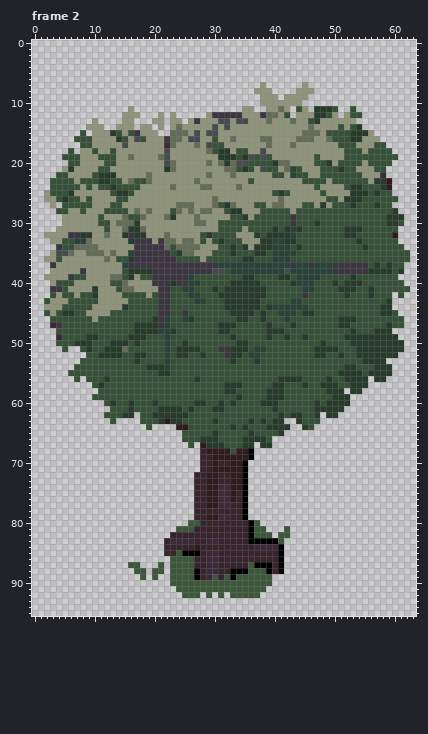
Pixel-art file, stored at assets/sprites/objects/three.aseprite. Above, as it was before the edit.
64x96 pixels, 5 frames. Colours within 5 levels of each other are drawn and written as one. Shown: frame 2. The commit also changed other frames, which this record leaves out.
The same view after the edit:
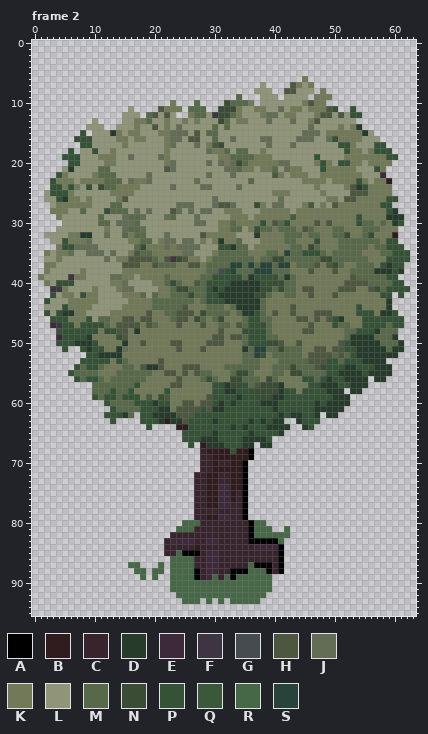
Palette (. is transparent): A #000000  B #301c1e  C #38242d  D #273b2b  E #3c2a3a  F #3d3541  G #454b4f  H #4d5740  J #636c55  K #727959  L #909579  M #586949  N #3a4c34  P #355237  Q #3c583a  R #476847  S #284339
The edit:
layer "Layer 5" now shown
layer "Layer 6" now shown
Changed rows in their new state; - is an unchanged pixel.
Frame 2, layers "Layer 6", "Layer 5", "Layer":
first column x 1:
 6 --------------------------------------------K---------------
 7 ------------------------------------------HK-K--------------
 8 -----------------------------------------HH----K------------
 9 ---------------------------------M------------KKK-----------
10 ----------------------K---M----NMMMK--------KHKK------------
11 --------------------HKKK-MMM--NNNK--KK----KK-KKKH-----------
12 ------------------MH-H---KMM--NNMK---K---KK---KHH-H---------
13 ----------------KKM--K--K-K---NM-KK----------KH-------------
14 ----------------K--H-K-------M-M------------------K-K-------
15 -------------K-KK---KK----H-MM------------------KKKKKK------
16 -------------KK-KK---K---HH--M--------------------KKKK------
17 --------------K------K------KHN---------------------K-------
18 ------------K--------K-------KKM-MM--K--------------KK-K----
19 ----------KKK--------K--------KKMMMMKKK------------KKKKKKK--
20 -----------KK--------K---------K-NMKKKKK------K-K---KK-KKKK-
21 ----------MM---------H-----------MKK-KKM--KK----KKKKK----K--
22 ----K----KMMM--------------------------HK-KKK--KKKKKKK------
23 ---KKK-KKKKMMM--KK-----------------M--------KKKK-KKKK-K-KK--
24 ----K-K---NMMKKKK-----------------------------K----KH--KKKK-
25 -----K------KKKK-----------------------KKK-----K----HHHKKKK-
26 -----KK-K----KH---------------------------------KK-HHKKKKK--
27 ---KKKKKK---MM----------------HH----NK------KH-K-HKKKKKKK---
28 --KKK--M---NMMM-------H--------KKK---KKKKK-KKKKKKKKKKKKKKK--
29 ---K------M----MM-----M---------KKK-KKKKKKHKKKKKKKKKK-KKKK--
30 ----------MM----M-------------KKMKKKK-KHM-KKKKHKHKKKK-MMKMK-
31 -----------K---MM-------------KKMM-K-MMKMMMKHMKKKMMKKKMMMKKK
32 -----KK-------MKMM---------HKKKKK----KKKKMMMKMMKKMMNKKMNKKK-
33 -----KKK-------KKMM-K------K-K-KKM---KKKKMMKKKNKKKMMMMMMMK--
34 ---K------------MNKKK-K----------MM-KKKKKKMMKNMKKKMMMMMKMM--
35 -K-KK----------KHMMKKKKK-----KMMMMMKKKMMK-MM---MKMMMMMKKKMM-
36 ---K---------KKHHHHMKH-NHKK-KMMMMMMMKMMNNMMMMMMNNMMMMMMKKK--
37 -KK-----------HHHKKHMMMKKHHKMMMM--M-M--M--KMMMHKHNMKKMMMK---
38 -K-----K------KKKKKKKKKKKKKKMM---MMM---MMMKKKHKKKHKKMMMM----
39 K-----KK------KK-KKKKMKKKKKMM-----M-----M-MKKKKKKKKKHMMMMM--
40 -K----------KK-----KKMNMKKHM-----------NNMMKKKKKKKKHHHHMMMM-
41 ----K----K---K------KKMNNMMM---------NNMNMMKHHKKKKHHHKKH-M--
42 ----KK--KK----KKKM-MKKMMMNMM--------NNMKKMMKKHKKKHKKKKKKK---
43 -----KKKKK-----KKKKMMMMMMMKM---------MKKKKKKKKKKKKKKKKKKKK--
44 -----KKKK-----KKKKKMMMMMHKKKMMMKM----MKKKKHKKKKKKKKKK-KKKK--
45 ------KK----KKKKKKHKKMMHHHKNMMMMKM---MKHKKHKKKHHHKKKK---K---
46 -----KKK--MMKKHHKHHKKKMHHKNMKMNKKKM--MMKKKKHHKHKH--KKK------
47 ------K----MKHHHHKHMKKKHKKKHKKMMKHM--NMKKKKKKHKKK-MMKK----M-
48 ----------K--HHK-KKKKKKKKKKKKKHKKK----MKKKKKHHKKKKKMM----MMM
49 ---------KKKK-HKKKKKKKKKKKKKKHHKHHM---MMKKKKKKKKKKKM----MMM-
50 ----------KKKK-KKHKKKKHHKKKKHHHKKKM---NNHKKHKKKKKKH------MMM
51 -----------KK--KKKKKKKKHKKKHKKKKKK-M--MMNMMMKKHHKHH-------M-
52 --------------KKKKKKKKKKKKKKKKKKKKMM--KMMMMMKHHHHMHM--------
53 ------------K-MKKKKKHKKKKKKKKKKKKKMMMKKKMMMMMHHH--M---------
54 -------M--MKKKMMKH--HKKKHHHKKKKMMMMMMKKMMMNMMMHN------------
55 ------MMMMKKKMMMMMMKKHHKHKHMMKKKMNNMKKKMMKNNMMMM------------
56 -------M--MKMMMMMMKKKKKHKKKM-MKKNNMMMKNMKKKK--M-------------
57 ---------MMMMMMM-KKKKKHHKKKKK---NN-MHNNN-KKKK---------------
58 ---------MMM-MM-KKKKK-KKKKKKK-------NNNN---K----------------
59 ----------M--M---KHK-HKKKKKKH--------NN---------------------
60 ------------MMMM------KKHHKHH-------------------------------
61 -------------MMMM-----KHHHH-H-------------------------------
62 ---------------M-------HHH----------------------------------
63 ------------------------H-----------------------------------
first column x 16:
80 ---------RRR---------RR----
81 --------RRR----------RRR--R
82 ---------------------RRRRRR
83 -------------------------R-
85 --------R------------------
86 -------RRRR----------------
87 RR---R-RRRR---------R------
88 -RR-RR-RRRR---------RRR----
89 --R-R--RRRR---R-R-RRRRRR---
90 -------RRRRRRRRRRRRRRRRR---
91 -------RRRRRRRRRRRRRRRRR---
92 --------RRRRRRRRRRRRRRR----
93 ---------RRR-R-R-RRRRR-----
Boxes around the changes in both pictures, in picture pixels (x1, y1, x2, y2):
changed: (38, 76, 398, 424)
changed: (128, 520, 290, 604)
